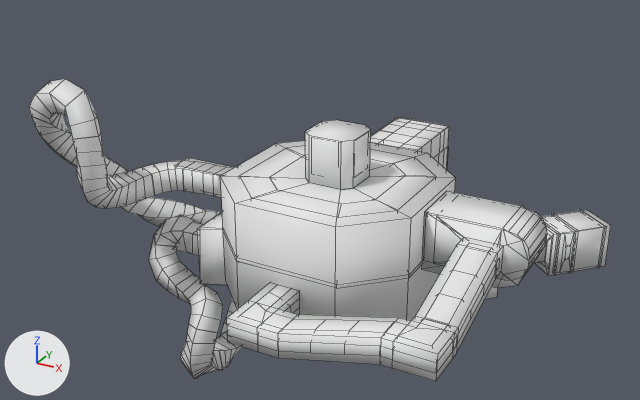
The FBX model LDJAM49/Assets/Models/MainLevel.fbx, before and after one commit.
Camera for both pictures: a camera (50 mm lens) standing at (18.0, -34.4, 18.4) and looking at (-2.7, 3.2, -0.4). Every picture has the same lights, and +X, +Y and +Z are marked at lower left. Mesh edges are drawn as thin lines on the coarser meshes. Vertices at the same position are counted once.

Names of what the first picture shows: 'MainLevel.008', 'MainLevel.009', 'MainLevel.011', 'MainLevel.013', 'MainLevel.019', 'MainLevel.026', 'MainLevel.027', 'Map.001', 'Map.002', 'Map.003', 'Map.005', 'Map.007'.
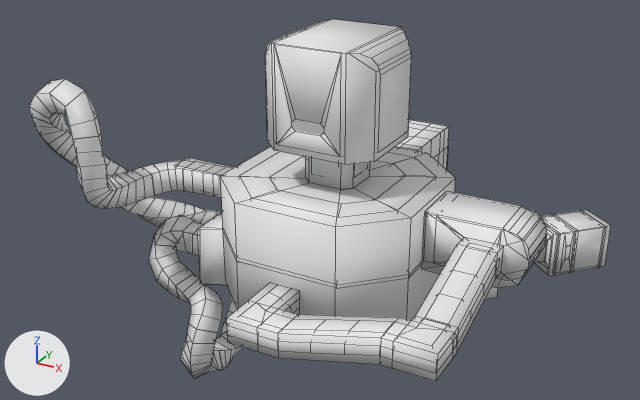
Where the change shows, as pixel boxes [x1, y1, x2, y2] in the pictures (640 x 400 px):
'Map.002', reshaped (121% wider, 142% taller)
    before: [305, 120, 371, 190]
    after: [265, 19, 412, 190]
'MainLevel.003', added
    after: [266, 19, 411, 157]

Patch to the scene script:
```diff
--- a/LDJAM49/Assets/Models/MainLevel.fbx.py
+++ b/LDJAM49/Assets/Models/MainLevel.fbx.py
@@ me_mainlevel_051 @@
 # used by ob_map_002; location = (0.0, 0.0, 0.0)
-me_mainlevel_051.from_pydata(...)  # 16 vertices, 10 faces; spans x -1.22..1.32, y -1.33..1.23, z 2.58..4.91
+me_mainlevel_051.from_pydata(...)  # 36 vertices, 28 faces; spans x -2.7..2.79, y -2.81..2.73, z 2.58..9.35
+# me_mainlevel_051 part 1
+# 1 face is deleted
+# 8 vertices in x -1.22..1.32, y -1.33..1.23, z 4.91 move by (0.0, 0.0, -0.41)
+# 20 vertices are added at x -2.7..2.79, y -2.81..2.73, z 4.5..9.35
+# 19 new faces join them
@@ me_mainlevel_001 @@
+me_mainlevel_001.from_pydata(...)  # 88 vertices, 79 faces; spans x -2.8..2.84, y -2.83..2.82, z 4.59..9.34
@@ ob_mainlevel_003 @@
+ob_mainlevel_003 = bpy.data.objects.new('MainLevel.003', me_mainlevel_001)
+ob_mainlevel_003.location = (0.0, 0.0, 0.0)
```
